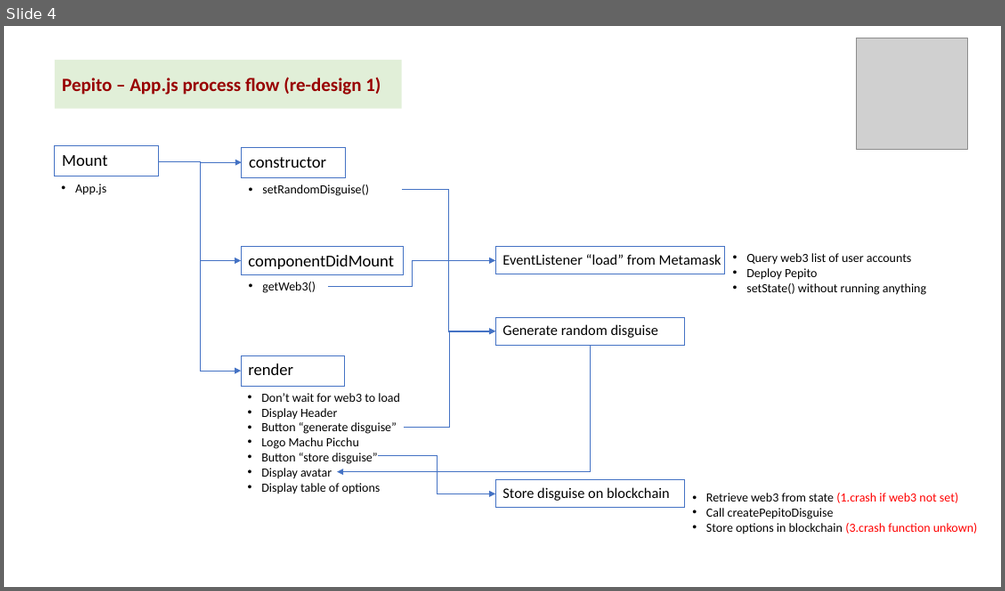
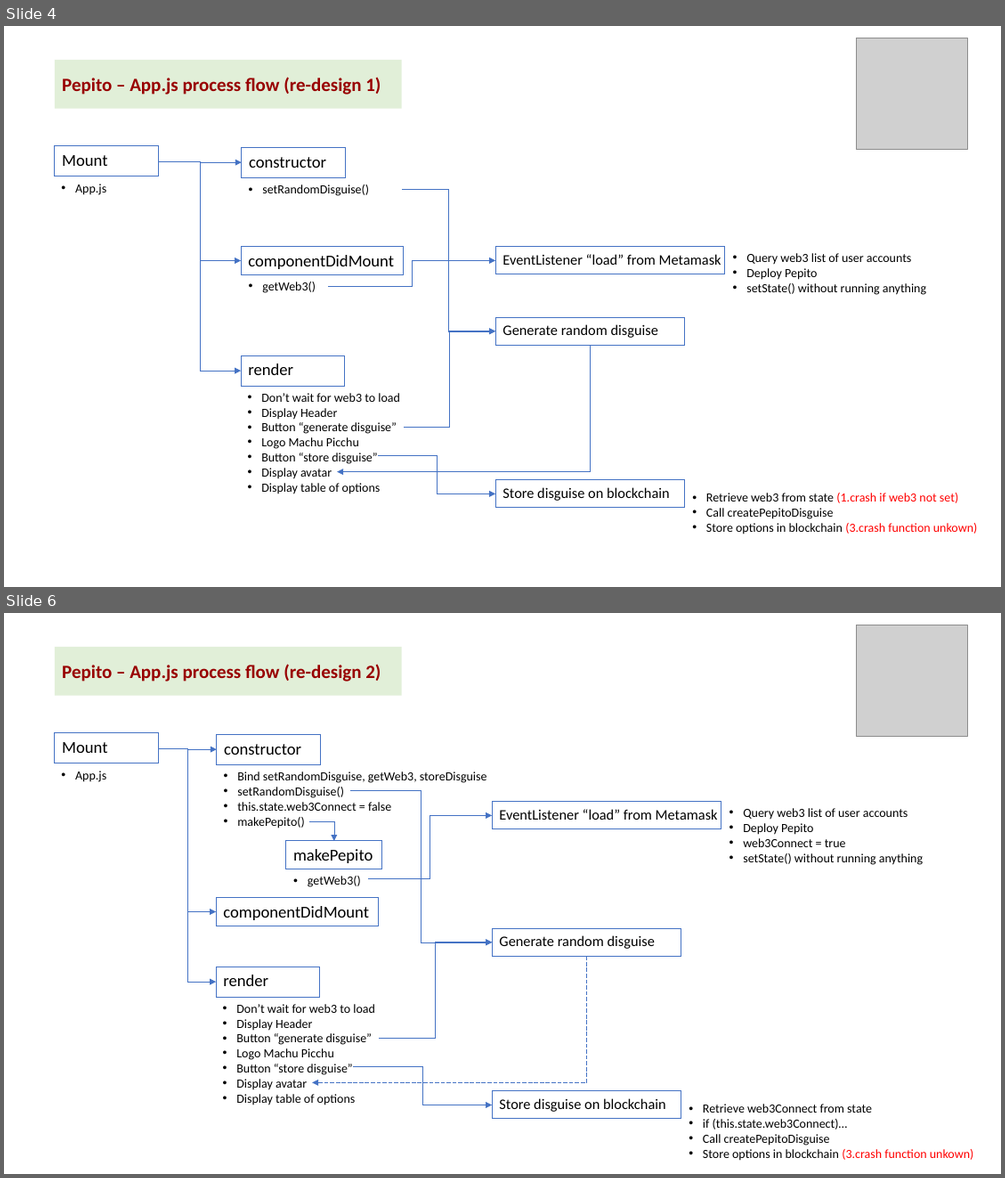
Before and after one commit to kvutien/Project-Machu-Picchu-2020, a slide deck: Pepito/Final Project Design.pptx. Shown one above the other, each under a label of ours: slide 4 before the commit, slides 4 and 6 after it; the slides between them are not shown. The pictures are 1005x591 and 1005x1178 pixels, drawn with LibreOffice and Linux fonts; fonts in the diff are those of the drawing; grey boxes stand for pictures. Boxes give left, top, right and bottom in pixels: in the first picture for what was removed or moved away, otherwise in the second. Text is boxed around its words. In the diff, an @@ line names an element or a change of style, - is before the commit and + after.

```diff
--- a/Pepito/Final Project Design.pptx
+++ b/Pepito/Final Project Design.pptx
@@ slide 6 added at <box>4,613,1001,1174</box>, background #FFFFFF @@
@@ picture added at <box>857,625,968,737</box> @@
@@ rectangle added at <box>55,647,402,695</box>, fill #E1EFD8, 18 pt, text #980000, bold @@
+Pepito – App.js process flow (re-design 2)
@@ rectangle added at <box>55,733,159,763</box>, outline #4472C4 0.75 pt, 16 pt, text #000000 @@
+Mount
@@ rectangle added at <box>217,734,320,764</box>, outline #4472C4 0.75 pt, 16 pt, text #000000 @@
+constructor
@@ text added at <box>75,771,106,782</box>, 12 pt, text #000000 @@
+• App.js
@@ elbow arrow added from (159, 748) to (217, 911), #4472C4 0.5 pt @@
@@ elbow arrow added from (159, 748) to (217, 749), #4472C4 0.5 pt @@
@@ elbow arrow added from (159, 748) to (217, 981), #4472C4 0.5 pt @@
@@ text added at <box>237,771,487,828</box>, 12 pt, text #000000 @@
+• Bind setRandomDisguise, getWeb3, storeDisguise
+• setRandomDisguise()
+• this.state.web3Connect = false
+• makePepito()
@@ elbow arrow added from (350, 790) to (493, 942), #4472C4 0.5 pt @@
@@ elbow arrow added from (309, 821) to (334, 841), #4472C4 0.5 pt @@
@@ elbow arrow added from (368, 878) to (493, 816), #4472C4 0.5 pt @@
@@ rectangle added at <box>493,802,722,829</box>, outline #4472C4 0.75 pt, 14 pt, text #000000 @@
+EventListener “load” from Metamask
@@ text added at <box>743,808,922,865</box>, 12 pt, text #000000 @@
+• Query web3 list of user accounts
+• Deploy Pepito
+• web3Connect = true
+• setState() without running anything
@@ rectangle added at <box>286,841,381,868</box>, outline #4472C4 0.75 pt, 16 pt, text #000000 @@
+makePepito
@@ text added at <box>307,876,361,887</box>, 12 pt, text #000000 @@
+• getWeb3()
@@ rectangle added at <box>217,898,380,925</box>, outline #4472C4 0.75 pt, 16 pt, text #000000 @@
+componentDidMount
@@ rectangle added at <box>493,929,681,957</box>, outline #4472C4 0.75 pt, 14 pt, text #000000 @@
+Generate random disguise
@@ elbow arrow added from (587, 957) to (312, 1083), #4472C4 0.5 pt dashed @@
@@ elbow arrow added from (379, 1038) to (493, 942), #4472C4 0.5 pt @@
@@ rectangle added at <box>217,966,320,997</box>, outline #4472C4 0.75 pt, 16 pt, text #000000 @@
+render
@@ text added at <box>236,1004,375,1105</box>, 12 pt, text #000000 @@
+• Don’t wait for web3 to load
+• Display Header
+• Button “generate disguise”
+• Logo Machu Picchu
+• Button “store disguise”
+• Display avatar
+• Display table of options
@@ elbow arrow added from (353, 1066) to (493, 1105), #4472C4 0.5 pt @@
@@ rectangle added at <box>493,1091,681,1119</box>, outline #4472C4 0.75 pt, 14 pt, text #000000 @@
+Store disguise on blockchain
@@ text added at <box>703,1103,973,1160</box>, 12 pt, text #000000 @@
+• Retrieve web3Connect from state
+• if (this.state.web3Connect)…
+• Call createPepitoDisguise
+• Store options in blockchain (3.crash function unkown)
```
Also in this commit, not shown: 1 slide changed, 5 other files.
